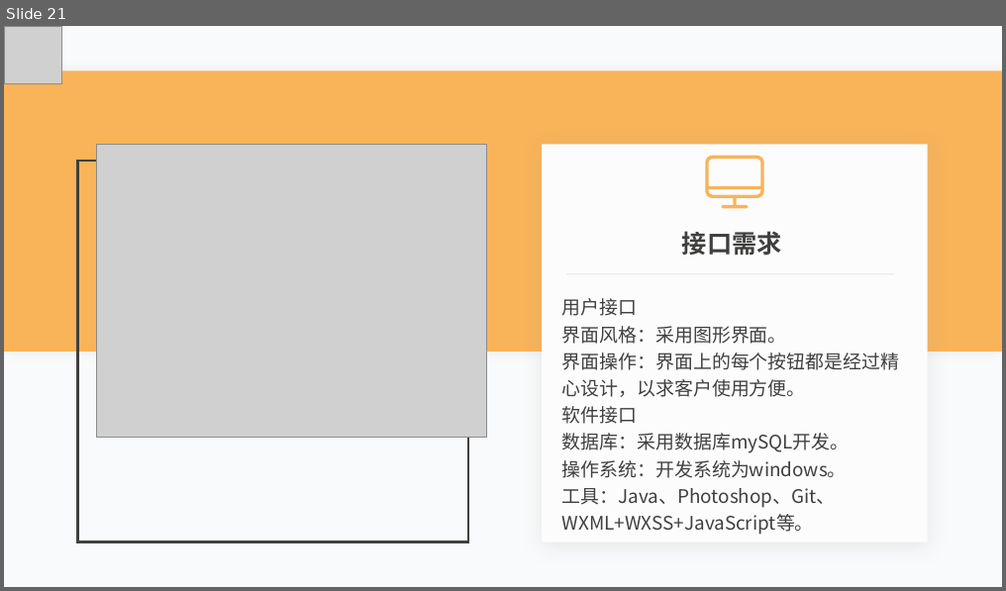
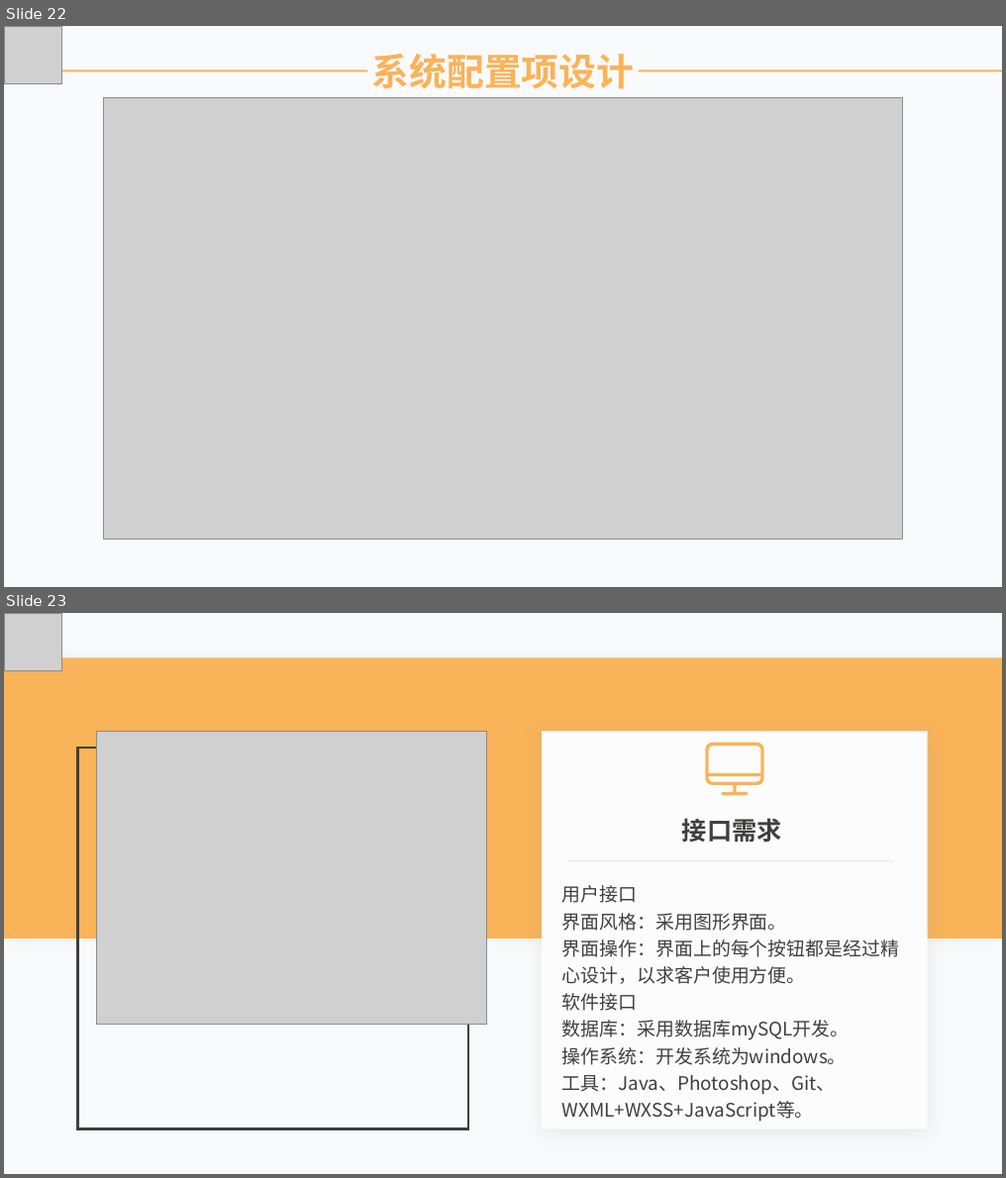
Before and after one commit to lorenzoyoung/ZUCC-Lazy-Bone, a slide deck: 评审PPT/SE2019春-G11-总体设计+详细设计/SE2019春-G11-软件总体+详细设计PPT.pptx. Shown one above the other, each under a label of ours: slide 21 before the commit, slides 22 and 23 after it. The pictures are 1006x591 and 1006x1178 pixels, drawn with LibreOffice and Linux fonts; fonts in the diff are those of the drawing; grey boxes stand for pictures. Boxes give left, top, right and bottom in pixels: in the first picture for what was removed or moved away, otherwise in the second. Text is boxed around its words. In the diff, an @@ line names an element or a change of style, - is before the commit and + after.

Commit message:
详细设计
23:54:44

```diff
--- a/评审PPT/SE2019春-G11-总体设计+详细设计/SE2019春-G11-软件总体+详细设计PPT.pptx
+++ b/评审PPT/SE2019春-G11-总体设计+详细设计/SE2019春-G11-软件总体+详细设计PPT.pptx
@@ slide 22 added at box(4, 26, 1002, 587), background #F9FAFB @@
@@ picture added at box(4, 26, 61, 83) @@
@@ rectangle added at box(368, 45, 639, 98), fill #F9FAFB, 36 pt, text #F9B359, bold @@
+系统配置项设计
@@ line added from (4, 71) to (1002, 71), #F9B359 2 pt @@
@@ picture added at box(104, 97, 902, 540) @@
@@ what was slide 21 is now slide 23 @@
```
Also in this commit, not shown: 10 slides changed, 1 other slide added, 13 other files.
